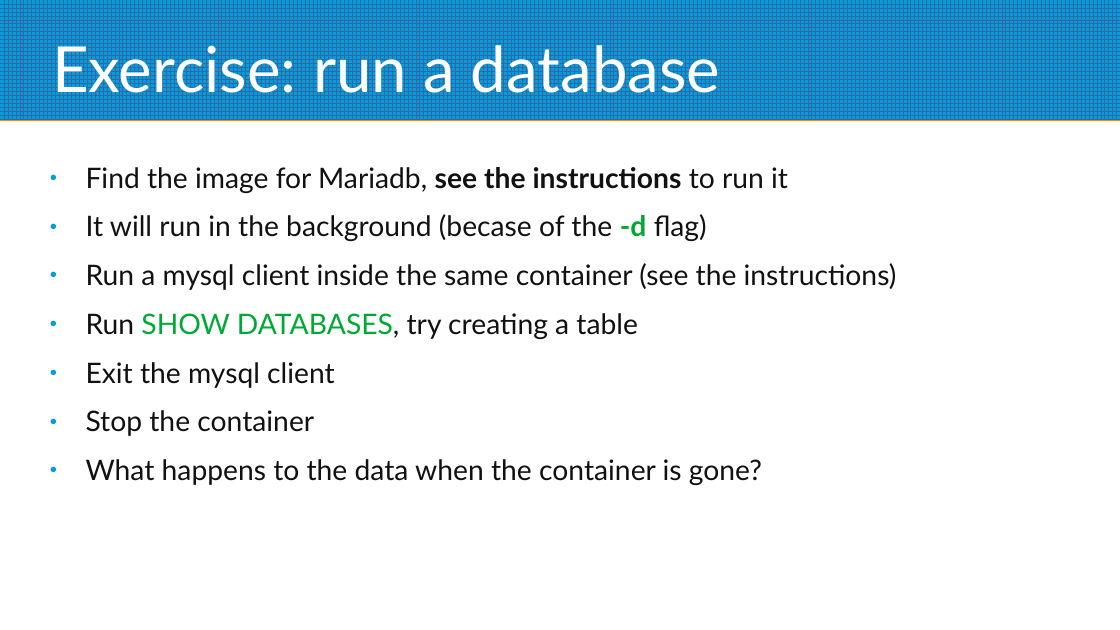
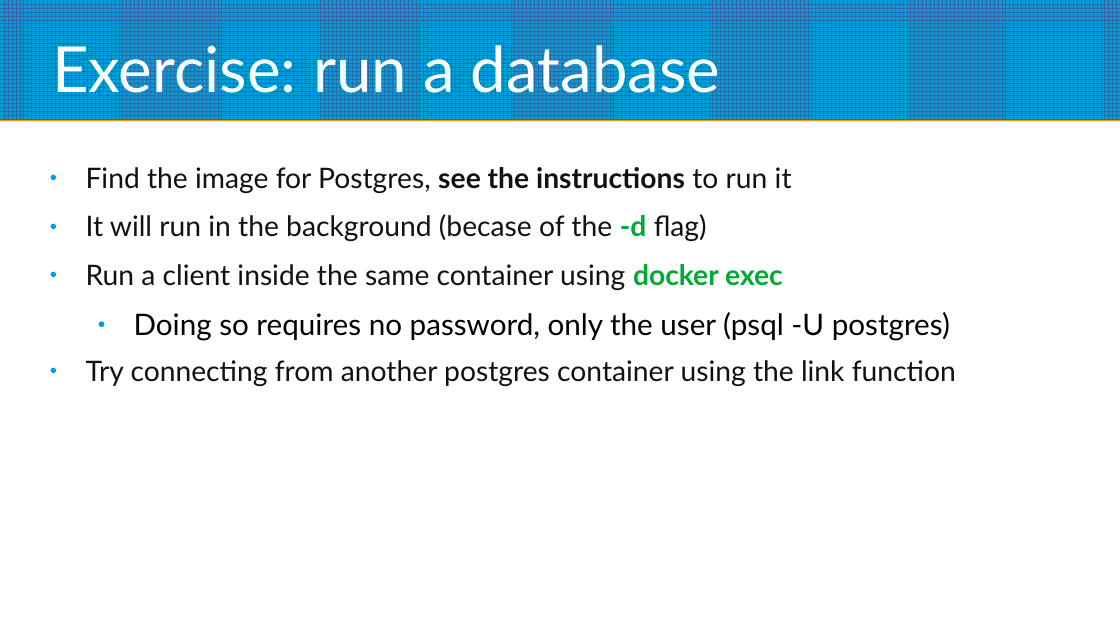
Before and after one commit to jacopofar/dsr-db, a slide deck: slide 20 of docker/slides_docker.odp (slide 17 before the commit). Drawn at 1120x630 pixels with LibreOffice and Linux fonts; fonts in the diff are those of the drawing. Boxes give left, top, right and bottom in pixels: in the first picture for what was removed or moved away, otherwise in the second. Text is boxed around its words. In the diff, an @@ line names an element or a change of style, - is before the commit and + after.

Commit message:
Remove many old files, update slides to new release

```diff
--- a/docker/slides_docker.odp
+++ b/docker/slides_docker.odp
@@ text at [86, 167, 792, 193]: text changed @@
-● Find the image for Mariadb, see the instructions to run it
+● Find the image for Postgres, see the instructions to run it
@@ text at [86, 264, 956, 386]: text changed @@
-● Run a mysql client inside the same container (see the instructions)
-● Run SHOW DATABASES, try creating a table
-● Exit the mysql client
-● Stop the container
-● What happens to the data when the container is gone?
+● Run a client inside the same container using docker exec
+  ● Doing so requires no password, only the user (psql -U postgres)
+● Try connecting from another postgres container using the link function
```
Also in this commit, not shown: 11 other files.
